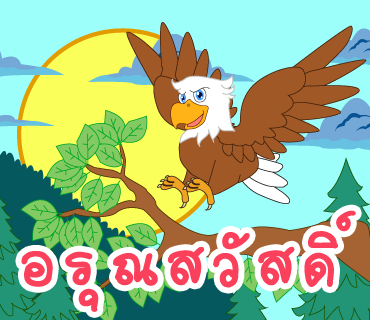
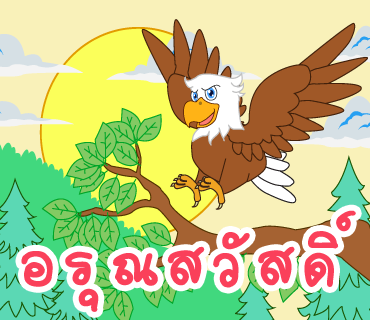
The second 370 x 320 image is a revision of the first. Changes to its layers:
painted on "Vector Smart Object" over [0, 0, 370, 320]
